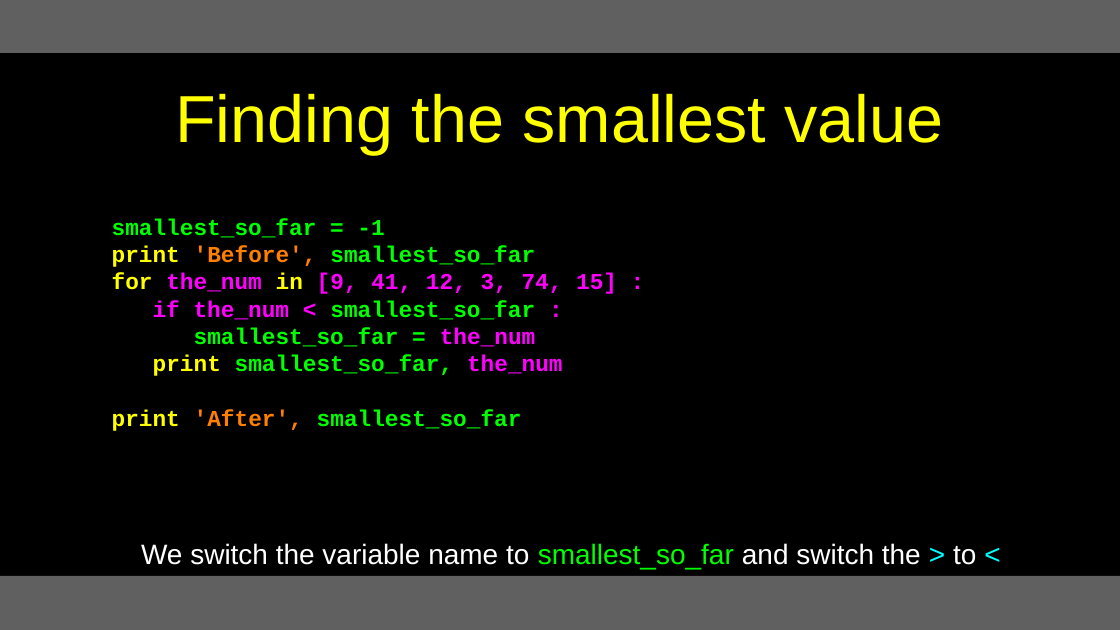
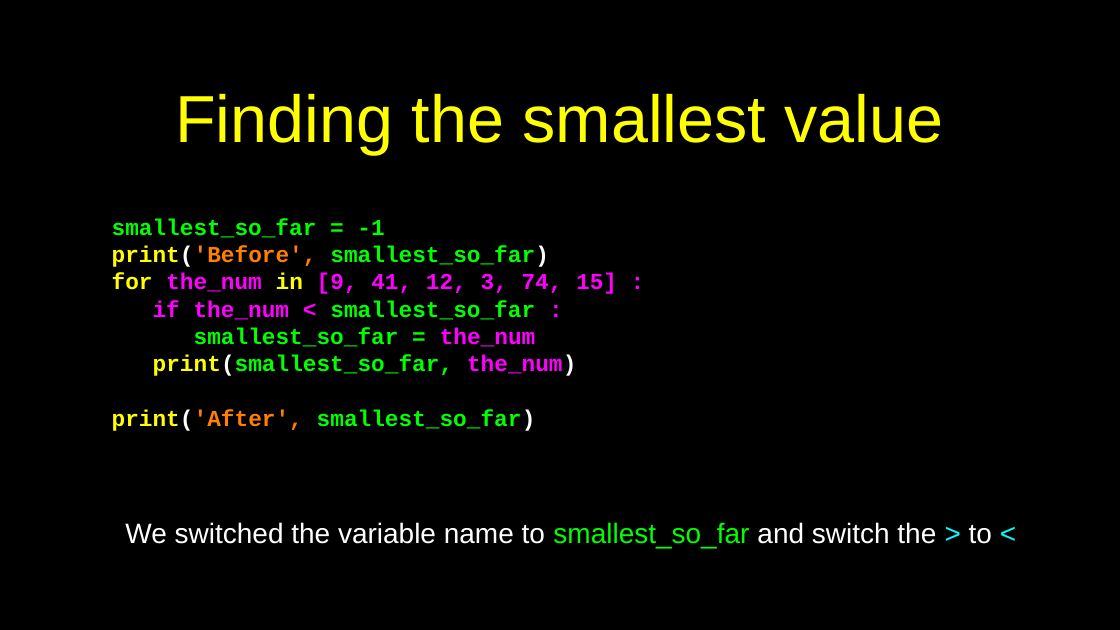
Before and after one commit to csev/py4e, a slide deck: slide 47 of lectures3/Pythonlearn-05-Iterations.pptx. Drawn at 1120x630 pixels with LibreOffice and Linux fonts; fonts in the diff are those of the drawing. Boxes give left, top, right and bottom in pixels: in the first picture for what was removed or moved away, otherwise in the second. Text is boxed around its words. In the diff, an @@ line names an element or a change of style, - is before the commit and + after.

```diff
--- a/lectures3/Pythonlearn-05-Iterations.pptx
+++ b/lectures3/Pythonlearn-05-Iterations.pptx
@@ rectangle removed at [0,0,1120,53] @@
@@ text at [112,246,549,267]: text changed @@
-print 'Before', smallest_so_far
+print('Before', smallest_so_far)
@@ text at [112,355,576,431]: text changed @@
-print smallest_so_far, the_num
-print 'After', smallest_so_far
+print(smallest_so_far, the_num)
+print('After', smallest_so_far)
@@ text at [125,522,992,548]: text changed @@
-We switch the variable name to smallest_so_far and switch the > to <
+We switched the variable name to smallest_so_far and switch the > to <
@@ rectangle at [0,576,1120,630]: fill #606060 to #000000 @@
```
Also in this commit, not shown: 51 other slides changed, 5 other files.
